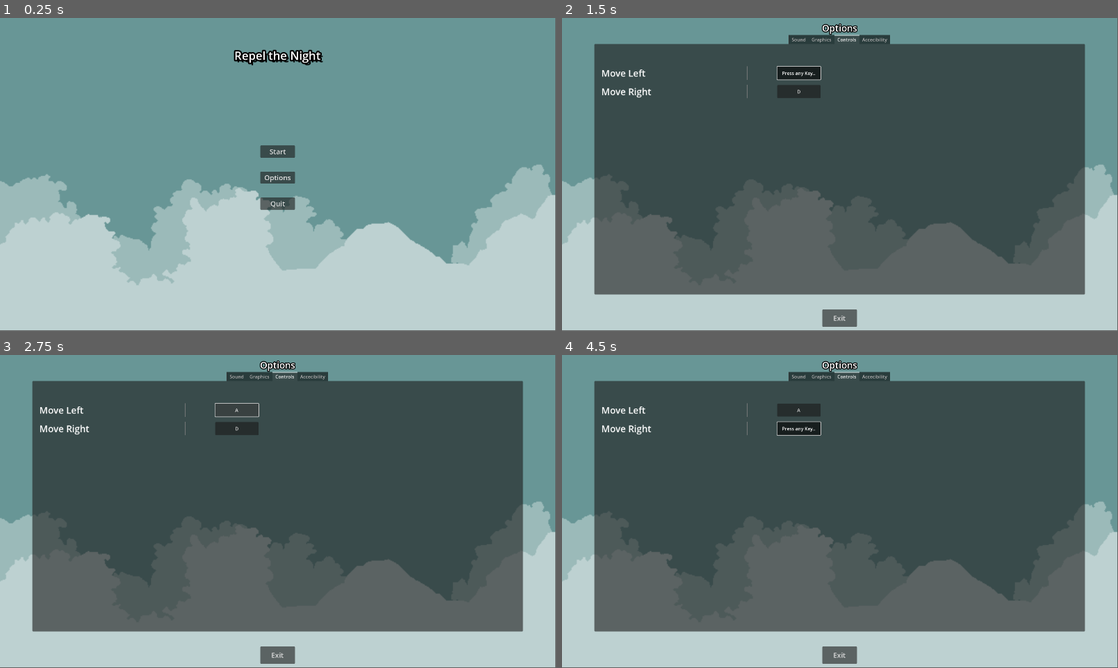
Above: before the commit, frames 1-4 (two rows, left to right).
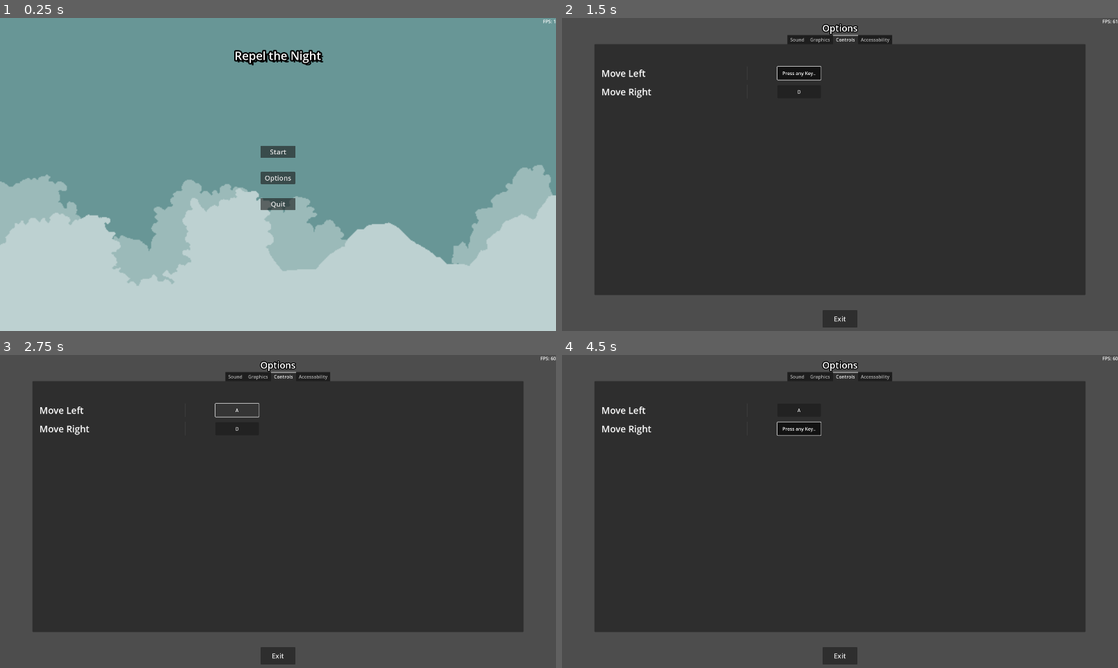
Above: after the commit, the same moments.

Repository: Netizen-Sys10/repel-the-night
Game: Godot game, scene res://main.tscn
Same seed, same stepped clock (60 frames per second), same inputs: the game is played once before the commit and once after it. Before the commit the project starts from res://MainMenu/main_menu.tscn.
Inputs:
- Up to frame 1 (0.25 s): no input
- Up to frame 2 (1.5 s): click "Options" at 0.5 s; click "A" at 1.25 s
- Up to frame 3 (2.75 s): click "Press any Key.." at 2 s
- Up to frame 4 (4.5 s): click "D" at 2.75 s; tap Enter at 3.5 s; hold D (move_right) 3.53-4.25 s; click "Enter" at 4.25 s
In our replay, the window is 799x449 before the commit and 800x450 after it. These sizes can differ from the game's own. Grey fills any space a smaller window leaves; there, only what the larger window draws over its background counts as a difference.

The runs differ from the first frame. In frame 1, 0.6% of the frame differs, in the area x 14-100%, y 0-80%; in frame 2, 99%; in frame 3, 99%; in frame 4, 99%, in the area x 0-100%, y 0-100%.

Commit message:
Added scene handler and reorganized files. Minor changes to title_menu_tscn.

Diff:
--- a/MainMenu/hotkey_rebind_button.tscn
+++ b/MainMenu/OptionsMenu/hotkey_rebind_button.tscn
@@ -1,6 +1,6 @@
 [gd_scene load_steps=2 format=3 uid="uid://n4nq2n6f3lir"]
 
-[ext_resource type="Script" path="res://MainMenu/hotkey_rebind_button.gd" id="1_lgriu"]
+[ext_resource type="Script" path="res://MainMenu/OptionsMenu/hotkey_rebind_button.gd" id="1_lgriu"]
 
 [node name="Hotkey_Rebind_Button" type="Control" groups=["hotkey_button"]]
 layout_mode = 3
--- a/MainMenu/options_menu.gd
+++ b/MainMenu/OptionsMenu/options_menu.gd
@@ -3,8 +3,14 @@
 
 @onready var exit_button = $MarginContainer/VBoxContainer/Exit_Button as Button
 
+signal exit_options_menu
 
-signal exit_options_menu
+
+func enter() -> void:
+	pass
+
+func exit() -> void:
+	pass
 
 # Called when the node enters the scene tree for the first time.
 func _ready():
--- a/MainMenu/options_menu.tscn
+++ b/MainMenu/OptionsMenu/options_menu.tscn
@@ -1,7 +1,7 @@
 [gd_scene load_steps=5 format=3 uid="uid://baj25pfs3tqdj"]
 
-[ext_resource type="Script" path="res://MainMenu/options_menu.gd" id="1_i2rir"]
-[ext_resource type="PackedScene" uid="uid://cv4imsp08kwco" path="res://MainMenu/settings_tab_container.tscn" id="2_7gnfq"]
+[ext_resource type="Script" path="res://MainMenu/OptionsMenu/options_menu.gd" id="1_i2rir"]
+[ext_resource type="PackedScene" uid="uid://cv4imsp08kwco" path="res://MainMenu/OptionsMenu/settings_tab_container.tscn" id="2_7gnfq"]
 
 [sub_resource type="SystemFont" id="SystemFont_ug5of"]
 font_names = PackedStringArray("Impact")
--- a/MainMenu/settings_tab_container.tscn
+++ b/MainMenu/OptionsMenu/settings_tab_container.tscn
@@ -1,6 +1,6 @@
 [gd_scene load_steps=4 format=3 uid="uid://cv4imsp08kwco"]
 
-[ext_resource type="PackedScene" uid="uid://n4nq2n6f3lir" path="res://MainMenu/hotkey_rebind_button.tscn" id="1_bx2pw"]
+[ext_resource type="PackedScene" uid="uid://n4nq2n6f3lir" path="res://MainMenu/OptionsMenu/hotkey_rebind_button.tscn" id="1_bx2pw"]
 
 [sub_resource type="StyleBoxEmpty" id="StyleBoxEmpty_fp6db"]
 
@@ -144,12 +144,12 @@
 theme_override_constants/separation = 12
 theme_override_styles/separator = SubResource("StyleBoxEmpty_sbdns")
 
-[node name="Accecibility" type="TabBar" parent="TabContainer"]
+[node name="Accessability" type="TabBar" parent="TabContainer"]
 visible = false
 layout_mode = 2
 metadata/_tab_index = 3
 
-[node name="MarginContainer" type="MarginContainer" parent="TabContainer/Accecibility"]
+[node name="MarginContainer" type="MarginContainer" parent="TabContainer/Accessability"]
 layout_mode = 1
 anchors_preset = 15
 anchor_right = 1.0
@@ -161,23 +161,23 @@
 theme_override_constants/margin_right = 24
 theme_override_constants/margin_bottom = 24
 
-[node name="VBoxContainer" type="VBoxContainer" parent="TabContainer/Accecibility/MarginContainer"]
+[node name="VBoxContainer" type="VBoxContainer" parent="TabContainer/Accessability/MarginContainer"]
 layout_mode = 2
 theme_override_constants/separation = 64
 alignment = 1
 
-[node name="Label" type="Label" parent="TabContainer/Accecibility/MarginContainer/VBoxContainer"]
+[node name="Label" type="Label" parent="TabContainer/Accessability/MarginContainer/VBoxContainer"]
 layout_mode = 2
 text = "123456"
 
-[node name="Label2" type="Label" parent="TabContainer/Accecibility/MarginContainer/VBoxContainer"]
+[node name="Label2" type="Label" parent="TabContainer/Accessability/MarginContainer/VBoxContainer"]
 layout_mode = 2
 text = "123456"
 
-[node name="Label3" type="Label" parent="TabContainer/Accecibility/MarginContainer/VBoxContainer"]
+[node name="Label3" type="Label" parent="TabContainer/Accessability/MarginContainer/VBoxContainer"]
 layout_mode = 2
 text = "123456"
 
-[node name="Label4" type="Label" parent="TabContainer/Accecibility/MarginContainer/VBoxContainer"]
+[node name="Label4" type="Label" parent="TabContainer/Accessability/MarginContainer/VBoxContainer"]
 layout_mode = 2
 text = "123456"
--- /dev/null
+++ b/MainMenu/TitleMenu/title_menu.gd
@@ -0,0 +1,41 @@
+class_name TitleMenu
+
+extends Control
+@onready var start_button = $MarginContainer/HBoxContainer/VBoxContainer/StartButton as Button
+@onready var exit_button = $MarginContainer/HBoxContainer/VBoxContainer/ExitButton as Button
+@onready var options_button = $MarginContainer/HBoxContainer/VBoxContainer/OptionsButton as Button
+#@onready var options_menu = $Options_Menu as OptionsMenu
+@onready var margin_container = $MarginContainer as MarginContainer
+@export var start_level = preload("res://game.tscn") as PackedScene
+
+
+func enter() -> void:
+	pass
+
+# Called when the node enters the scene tree for the first time.
+func _ready():
+	handle_connecting_signals()
+
+func on_start_pressed() -> void:
+	get_tree().change_scene_to_packed(start_level)
+
+func on_options_pressed() -> void:
+	if get_parent().has_method("change_to"):
+		get_parent().change_to("OptionsMenu")
+	#margin_container.visible = false
+	#options_menu.set_process(true)
+	#options_menu.visible = true
+
+func on_exit_pressed() -> void:
+	get_tree().quit()
+
+func on_exit_options_menu() ->void:
+	margin_container.visible = true
+	#options_menu.visible = false
+
+
+func handle_connecting_signals() -> void:
+	start_button.button_down.connect(on_start_pressed)
+	options_button.button_down.connect(on_options_pressed)
+	exit_button.button_down.connect(on_exit_pressed)
+	#options_menu.exit_options_menu.connect(on_exit_options_menu)
--- /dev/null
+++ b/MainMenu/TitleMenu/title_menu.tscn
@@ -0,0 +1,103 @@
+[gd_scene load_steps=5 format=3 uid="uid://c3k364mkr82y4"]
+
+[ext_resource type="Texture2D" uid="uid://bfgndd2dnf8ui" path="res://MainMenu/Common/Backgound.png" id="1_axkb5"]
+[ext_resource type="Script" path="res://MainMenu/TitleMenu/title_menu.gd" id="1_q1sey"]
+
+[sub_resource type="SystemFont" id="SystemFont_wea5h"]
+font_names = PackedStringArray("Impact")
+
+[sub_resource type="SystemFont" id="SystemFont_upuj8"]
+font_names = PackedStringArray("Impact")
+
+[node name="TitleMenu" type="Control"]
+layout_mode = 3
+anchors_preset = 15
+anchor_right = 1.0
+anchor_bottom = 1.0
+grow_horizontal = 2
+grow_vertical = 2
+script = ExtResource("1_q1sey")
+
+[node name="TextureRect" type="TextureRect" parent="."]
+layout_mode = 1
+anchors_preset = 15
+anchor_right = 1.0
+anchor_bottom = 1.0
+grow_horizontal = 2
+grow_vertical = 2
+texture = ExtResource("1_axkb5")
+
+[node name="MarginContainer" type="MarginContainer" parent="."]
+layout_mode = 1
+anchors_preset = 15
+anchor_right = 1.0
+anchor_bottom = 1.0
+grow_horizontal = 2
+grow_vertical = 2
+theme_override_constants/margin_left = 12
+theme_override_constants/margin_top = 12
+theme_override_constants/margin_right = 12
+theme_override_constants/margin_bottom = 12
+
+[node name="VBoxContainer" type="VBoxContainer" parent="MarginContainer"]
+layout_mode = 2
+theme_override_constants/separation = 90
+
+[node name="Seperator" type="Control" parent="MarginContainer/VBoxContainer"]
+layout_mode = 2
+
+[node name="Label" type="Label" parent="MarginContainer/VBoxContainer"]
+layout_mode = 2
+theme_override_colors/font_shadow_color = Color(0, 0, 0, 1)
+theme_override_colors/font_outline_color = Color(0, 0, 0, 1)
+theme_override_constants/shadow_offset_x = 8
+theme_override_constants/shadow_offset_y = 8
+theme_override_constants/outline_size = 20
+theme_override_fonts/font = SubResource("SystemFont_wea5h")
+theme_override_font_sizes/font_size = 40
+text = "Repel the Night
+"
+horizontal_alignment = 1
+vertical_alignment = 1
+
+[node name="HBoxContainer" type="HBoxContainer" parent="MarginContainer"]
+layout_mode = 2
+alignment = 1
+
+[node name="VBoxContainer" type="VBoxContainer" parent="MarginContainer/HBoxContainer"]
+layout_mode = 2
+theme_override_constants/separation = 24
+alignment = 1
+
+[node name="Seperator2" type="Control" parent="MarginContainer/HBoxContainer/VBoxContainer"]
+layout_mode = 2
+
+[node name="StartButton" type="Button" parent="MarginContainer/HBoxContainer/VBoxContainer"]
+custom_minimum_size = Vector2(120, 32)
+layout_mode = 2
+theme_override_fonts/font = SubResource("SystemFont_upuj8")
+theme_override_font_sizes/font_size = 24
+text = "Start
+"
+
+[node name="Seperator3" type="Control" parent="MarginContainer/HBoxContainer/VBoxContainer"]
+layout_mode = 2
+
+[node name="OptionsButton" type="Button" parent="MarginContainer/HBoxContainer/VBoxContainer"]
+custom_minimum_size = Vector2(120, 32)
+layout_mode = 2
+theme_override_fonts/font = SubResource("SystemFont_upuj8")
+theme_override_font_sizes/font_size = 24
+text = "Options
+"
+
+[node name="Seperator4" type="Control" parent="MarginContainer/HBoxContainer/VBoxContainer"]
+layout_mode = 2
+
+[node name="ExitButton" type="Button" parent="MarginContainer/HBoxContainer/VBoxContainer"]
+custom_minimum_size = Vector2(120, 32)
+layout_mode = 2
+theme_override_fonts/font = SubResource("SystemFont_upuj8")
+theme_override_font_sizes/font_size = 24
+text = "Quit
+"
--- a/MainMenu/main_menu.gd
+++ b/MainMenu/main_menu.gd
@@ -1,39 +1,56 @@
-class_name MainMenu
+extends Node
+# Responsible for instantiating and deleting nodes. Currently only one menu is supposed to be active at a time
 
-extends Control
-@onready var start_button = $MarginContainer/HBoxContainer/VBoxContainer/StartButton as Button
-@onready var exit_button = $MarginContainer/HBoxContainer/VBoxContainer/ExitButton as Button
-@onready var options_button = $MarginContainer/HBoxContainer/VBoxContainer/OptionsButton as Button
-@onready var options_menu = $Options_Menu as OptionsMenu
-@onready var margin_container = $MarginContainer as MarginContainer
-@export var start_level = preload("res://game.tscn") as PackedScene
+signal main_menu_exited(next_mode)
 
-# Called when the node enters the scene tree for the first time.
-func _ready():
-	handle_connecting_signals()
-
-func on_start_pressed() -> void:
-	get_tree().change_scene_to_packed(start_level)
-
-func on_options_pressed() -> void:
-	margin_container.visible = false
-	options_menu.set_process(true)
-	options_menu.visible = true
-
-func on_exit_pressed() -> void:
-	get_tree().quit()
-
-func on_exit_options_menu() ->void:
-	margin_container.visible = true
-	options_menu.visible = false
+var current_menu : Node
+var history : Array[String]
+var menus  : Dictionary = {
+	"TitleMenu" : load("res://MainMenu/TitleMenu/title_menu.tscn"),
+	"OptionsMenu" : load("res://MainMenu/OptionsMenu/options_menu.tscn"),
+	}
 
 
-# Called every frame. 'delta' is the elapsed time since the previous frame.
-func _process(delta):
+func enter() -> void:
 	pass
 
-func handle_connecting_signals() -> void:
-	start_button.button_down.connect(on_start_pressed)
-	options_button.button_down.connect(on_options_pressed)
-	exit_button.button_down.connect(on_exit_pressed)
-	options_menu.exit_options_menu.connect(on_exit_options_menu)
+
+func exit() -> void:
+	pass
+
+
+func _ready():
+	if get_parent().has_method("_pop_and_push"):
+		main_menu_exited.connect(get_parent()._pop_and_push)
+	current_menu = menus["TitleMenu"].instantiate()
+	add_child(current_menu)
+	current_menu.enter()
+
+
+# For switching submenus
+func change_to(next_menu : String) -> void:
+	history.append(current_menu.name) # Only saving the string name of the menu, not the actual node
+	_set_menu(next_menu)
+	pass
+
+
+# Only for submenus with a back button
+func back() -> void:
+	if history.size() > 0:
+		_set_menu(history.pop_back())
+
+
+func _set_menu(next_menu : String) -> void:
+	if not current_menu == null:
+		current_menu.queue_free()
+	current_menu = menus[next_menu].instantiate()
+	add_child(current_menu)
+	current_menu.enter()
+
+
+func _on_run_started() -> void:
+	emit_signal("main_menu_exited", "run")
+
+
+func _on_run_continued() -> void:
+	emit_signal("main_menu_exited", "run")
--- a/MainMenu/main_menu.tscn
+++ b/MainMenu/main_menu.tscn
@@ -1,108 +1,6 @@
-[gd_scene load_steps=6 format=3 uid="uid://chh3b315m8mbv"]
+[gd_scene load_steps=2 format=3 uid="uid://dl2nyaxkverd4"]
 
-[ext_resource type="Texture2D" uid="uid://bfgndd2dnf8ui" path="res://MainMenu/Backgound.png" id="1_axkb5"]
 [ext_resource type="Script" path="res://MainMenu/main_menu.gd" id="1_q1sey"]
-[ext_resource type="PackedScene" uid="uid://baj25pfs3tqdj" path="res://MainMenu/options_menu.tscn" id="3_62uqp"]
 
-[sub_resource type="SystemFont" id="SystemFont_wea5h"]
-font_names = PackedStringArray("Impact")
-
-[sub_resource type="SystemFont" id="SystemFont_upuj8"]
-font_names = PackedStringArray("Impact")
-
-[node name="Main_Menu" type="Control"]
-layout_mode = 3
-anchors_preset = 15
-anchor_right = 1.0
-anchor_bottom = 1.0
-grow_horizontal = 2
-grow_vertical = 2
+[node name="MainMenu" type="Node"]
 script = ExtResource("1_q1sey")
-
-[node name="TextureRect" type="TextureRect" parent="."]
-layout_mode = 1
-anchors_preset = 15
-anchor_right = 1.0
-anchor_bottom = 1.0
-grow_horizontal = 2
-grow_vertical = 2
-texture = ExtResource("1_axkb5")
-
-[node name="MarginContainer" type="MarginContainer" parent="."]
-layout_mode = 1
-anchors_preset = 15
-anchor_right = 1.0
-anchor_bottom = 1.0
-grow_horizontal = 2
-grow_vertical = 2
-theme_override_constants/margin_left = 12
-theme_override_constants/margin_top = 12
-theme_override_constants/margin_right = 12
-theme_override_constants/margin_bottom = 12
-
-[node name="VBoxContainer" type="VBoxContainer" parent="MarginContainer"]
-layout_mode = 2
-theme_override_constants/separation = 90
-
-[node name="Seperator" type="Control" parent="MarginContainer/VBoxContainer"]
-layout_mode = 2
-
-[node name="Label" type="Label" parent="MarginContainer/VBoxContainer"]
-layout_mode = 2
-theme_override_colors/font_shadow_color = Color(0, 0, 0, 1)
-theme_override_colors/font_outline_color = Color(0, 0, 0, 1)
-theme_override_constants/shadow_offset_x = 8
-theme_override_constants/shadow_offset_y = 8
-theme_override_constants/outline_size = 20
-theme_override_fonts/font = SubResource("SystemFont_wea5h")
-theme_override_font_sizes/font_size = 40
-text = "Repel the Night
-"
-horizontal_alignment = 1
-vertical_alignment = 1
-
-[node name="HBoxContainer" type="HBoxContainer" parent="MarginContainer"]
-layout_mode = 2
-alignment = 1
-
-[node name="VBoxContainer" type="VBoxContainer" parent="MarginContainer/HBoxContainer"]
-layout_mode = 2
-theme_override_constants/separation = 24
-alignment = 1
-
-[node name="Seperator2" type="Control" parent="MarginContainer/HBoxContainer/VBoxContainer"]
-layout_mode = 2
-
-[node name="StartButton" type="Button" parent="MarginContainer/HBoxContainer/VBoxContainer"]
-custom_minimum_size = Vector2(120, 32)
-layout_mode = 2
-theme_override_fonts/font = SubResource("SystemFont_upuj8")
-theme_override_font_sizes/font_size = 24
-text = "Start
-"
-
-[node name="Seperator3" type="Control" parent="MarginContainer/HBoxContainer/VBoxContainer"]
-layout_mode = 2
-
-[node name="OptionsButton" type="Button" parent="MarginContainer/HBoxContainer/VBoxContainer"]
-custom_minimum_size = Vector2(120, 32)
-layout_mode = 2
-theme_override_fonts/font = SubResource("SystemFont_upuj8")
-theme_override_font_sizes/font_size = 24
-text = "Options
-"
-
-[node name="Seperator4" type="Control" parent="MarginContainer/HBoxContainer/VBoxContainer"]
-layout_mode = 2
-
-[node name="ExitButton" type="Button" parent="MarginContainer/HBoxContainer/VBoxContainer"]
-custom_minimum_size = Vector2(120, 32)
-layout_mode = 2
-theme_override_fonts/font = SubResource("SystemFont_upuj8")
-theme_override_font_sizes/font_size = 24
-text = "Quit
-"
-
-[node name="Options_Menu" parent="." instance=ExtResource("3_62uqp")]
-visible = false
-layout_mode = 1
--- a/game.tscn
+++ b/game.tscn
@@ -1,6 +1,6 @@
 [gd_scene load_steps=2 format=3 uid="uid://c3lxx6ljbivfl"]
 
-[ext_resource type="Texture2D" uid="uid://bfgndd2dnf8ui" path="res://MainMenu/Backgound.png" id="1_rrx8i"]
+[ext_resource type="Texture2D" uid="uid://bfgndd2dnf8ui" path="res://MainMenu/Common/Backgound.png" id="1_rrx8i"]
 
 [node name="Game" type="Node2D"]
 
--- /dev/null
+++ b/main.gd
@@ -0,0 +1,47 @@
+extends Node
+# Instantiates and deletes game modes. Game modes are systems grouped in a scene
+# Each mode has an enter() and exit() function, since some of them need to pause the game_tree
+
+@export var fps_label : Label
+
+var mode_stack : Array[Node]
+var current_mode : Node
+var modes : Dictionary = {
+	"main_menu" : load("res://MainMenu/main_menu.tscn"),
+}
+
+
+func _ready():
+	_push_mode("main_menu")
+
+
+func _push_mode(mode : String):
+	current_mode = modes[mode].instantiate()
+	mode_stack.push_front(current_mode)
+	add_child(current_mode)
+	mode_stack[0].enter()
+	pass
+
+
+func _pop_mode():
+	mode_stack[0].exit()
+	current_mode.queue_free()
+	mode_stack.pop_front()
+	pass
+
+
+func _pop_and_push(next_mode : String) -> void:
+	_pop_mode()
+	_push_mode(next_mode)
+
+
+func _clear_and_push(next_mode : String) -> void:
+	mode_stack[0].exit()
+	current_mode.queue_free()
+	mode_stack = [] #This clears all remaining modes without calling their exit function
+	_push_mode(next_mode)
+	pass
+
+
+func _process(_delta):
+	fps_label.text = "FPS: " + str(Engine.get_frames_per_second())
--- /dev/null
+++ b/main.tscn
@@ -0,0 +1,17 @@
+[gd_scene load_steps=2 format=3 uid="uid://n7wyo7y5635b"]
+
+[ext_resource type="Script" path="res://main.gd" id="1_o7e1n"]
+
+[node name="Main" type="Node" node_paths=PackedStringArray("fps_label")]
+script = ExtResource("1_o7e1n")
+fps_label = NodePath("CanvasLayer/FPSLabel")
+
+[node name="CanvasLayer" type="CanvasLayer" parent="."]
+
+[node name="FPSLabel" type="Label" parent="CanvasLayer"]
+anchors_preset = 1
+anchor_left = 1.0
+anchor_right = 1.0
+offset_left = -40.0
+offset_bottom = 23.0
+grow_horizontal = 0
--- a/project.godot
+++ b/project.godot
@@ -11,7 +11,7 @@
 [application]
 
 config/name="Repel the Night"
-run/main_scene="res://MainMenu/main_menu.tscn"
+run/main_scene="res://main.tscn"
 config/features=PackedStringArray("4.3", "Forward Plus")
 config/icon="res://icon.svg"
 
@@ -19,6 +19,11 @@
 
 window/size/viewport_width=1920
 window/size/viewport_height=1080
+window/size/window_width_override=1280
+window/size/window_height_override=720
+window/stretch/mode="viewport"
+window/stretch/aspect="expand"
+window/stretch/scale_mode="integer"
 
 [input]
 
Renamed: MainMenu/Backgound.png -> MainMenu/Common/Backgound.png
Not shown, changed: MainMenu/Common/Backgound.png.import
Renamed: MainMenu/hotkey_rebind_button.gd -> MainMenu/OptionsMenu/hotkey_rebind_button.gd
Renamed: MainMenu/options_display_button.tscn -> MainMenu/OptionsMenu/options_display_button.tscn
